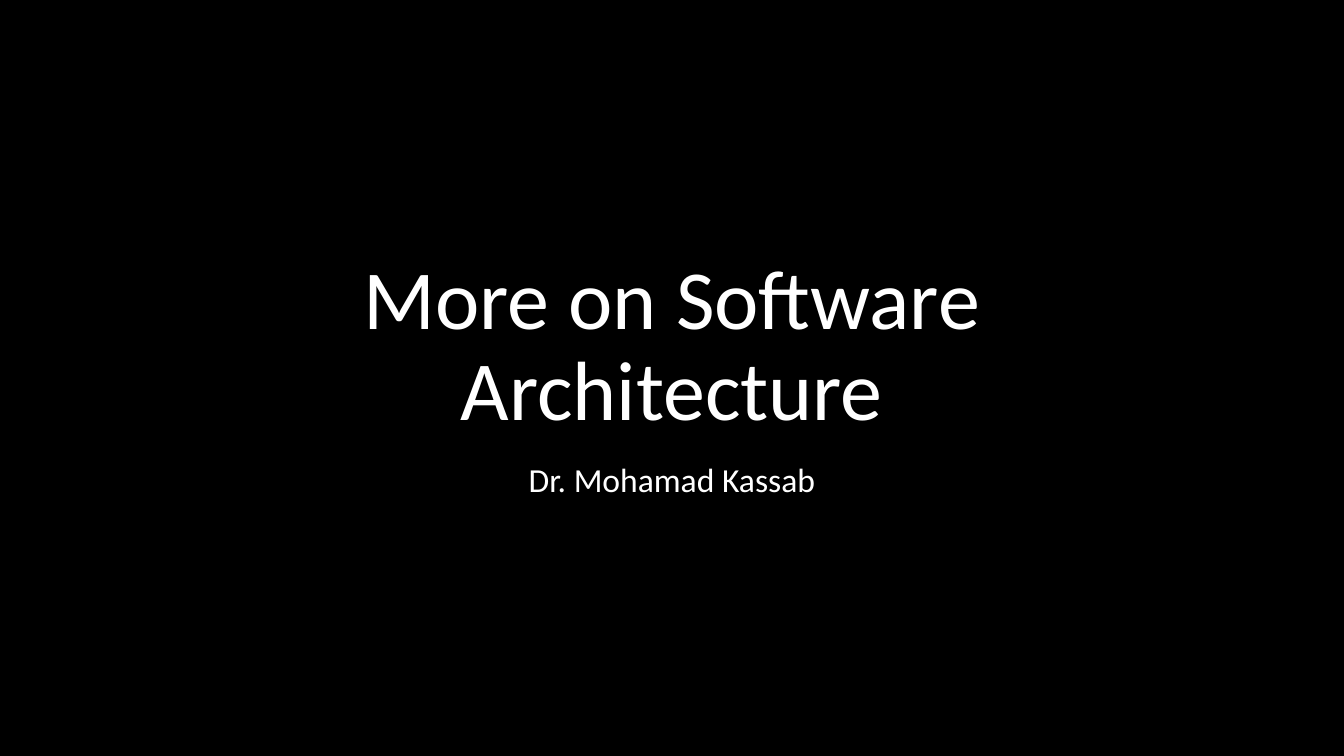
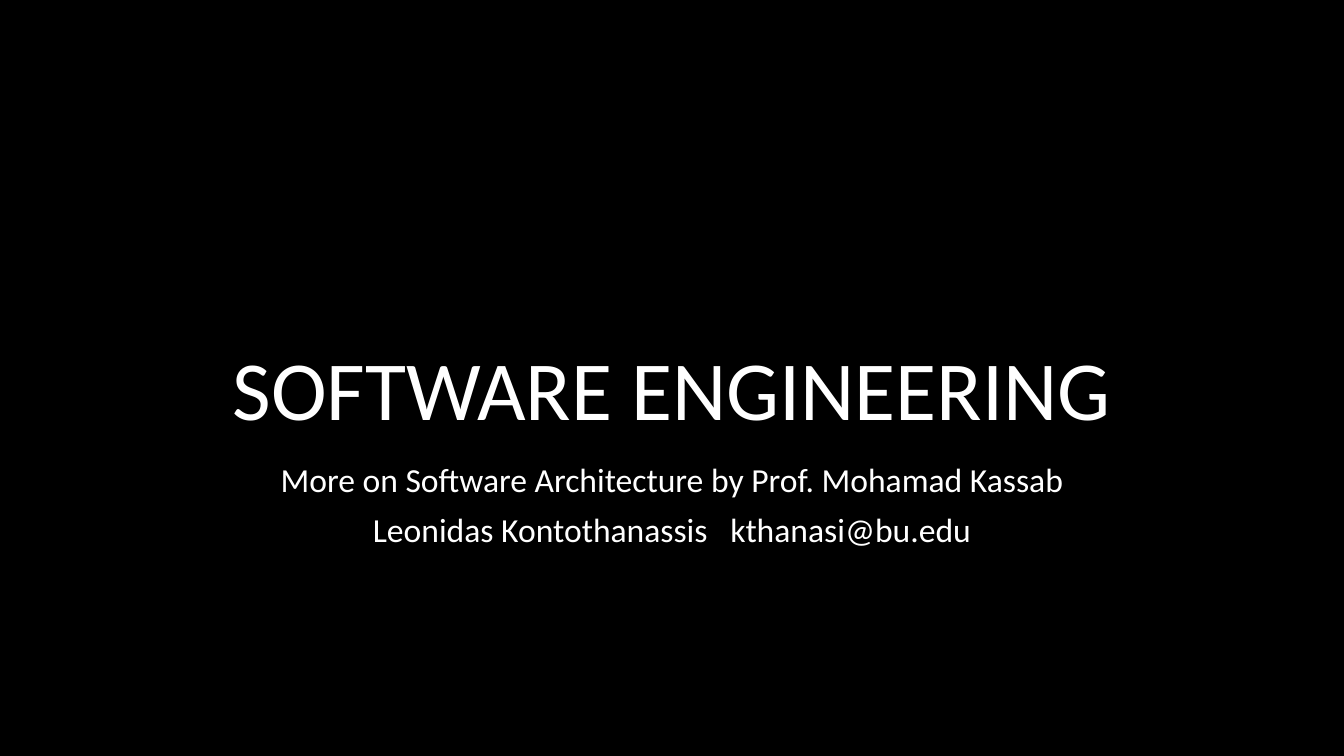
Before and after one commit to kthanasi-git/SW_Engineering, a slide deck: slide 1 of SOFTWARE ENGINEERING/SLIDES/21-More on Software Architecture.pptx. Drawn at 1344x756 pixels with LibreOffice and Linux fonts; fonts in the diff are those of the drawing; background and template pictures are left out. Boxes give left, top, right and bottom in pixels: in the first picture for what was removed or moved away, otherwise in the second. Text is boxed around its words. In the diff, an @@ line names an element or a change of style, - is before the commit and + after.

```diff
--- a/SOFTWARE ENGINEERING/SLIDES/21-More on Software Architecture.pptx
+++ b/SOFTWARE ENGINEERING/SLIDES/21-More on Software Architecture.pptx
@@ title at (x1=233, y1=365, x2=1110, y2=421): text changed @@
-More on Software Architecture
+SOFTWARE ENGINEERING
@@ subtitle at (x1=281, y1=468, x2=1063, y2=546): text changed @@
-Dr. Mohamad Kassab
+More on Software Architecture by Prof. Mohamad Kassab
+Leonidas Kontothanassis kthanasi@bu.edu
```
Also in this commit, not shown: 2 other files.
